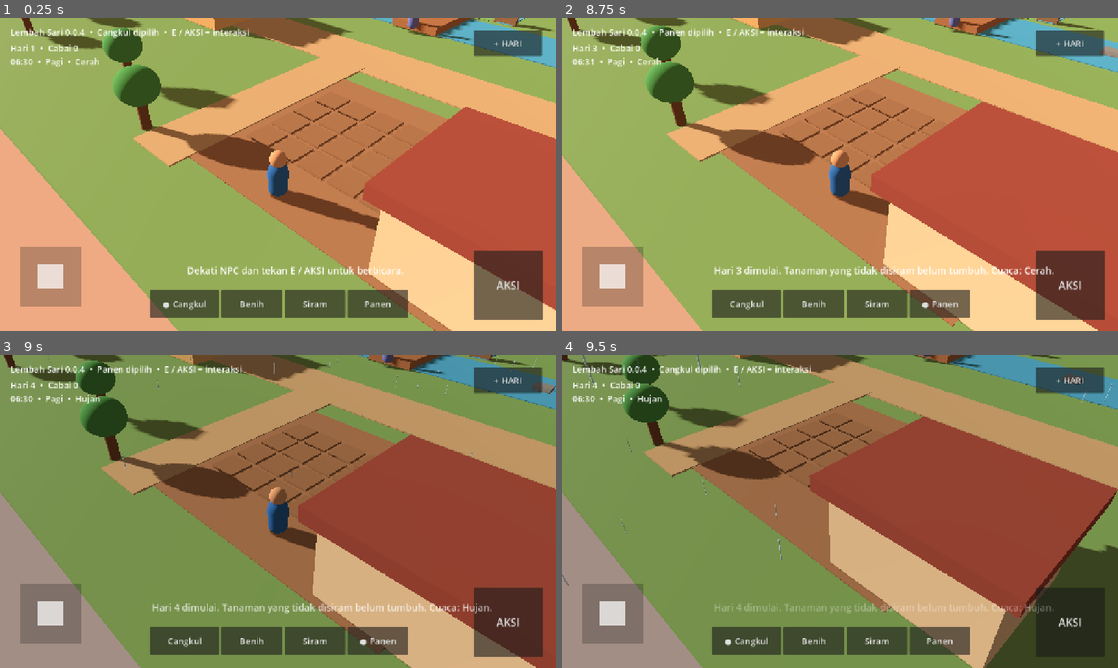
Above: before the commit, frames 1-4 (two rows, left to right).
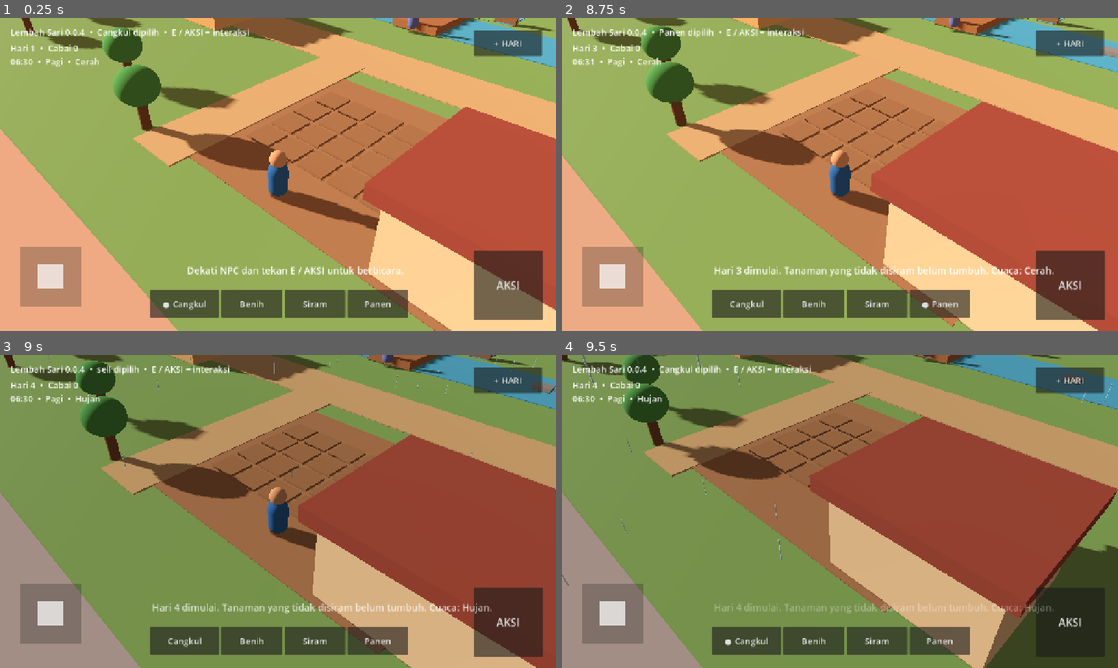
Above: after the commit, the same moments.

Repository: eneft/Lembah-sari
Game: Godot game, scene res://scenes/Main.tscn
Same seed, same stepped clock (60 frames per second), same inputs: the game is played once before the commit and once after it.
Inputs (mouse positions are in pixels of both pictures, inside the frame that each line leads up to):
- Up to frame 1 (0.25 s): no input
- Up to frame 2 (8.75 s): click "AKSI" at 0.5 s; click "● Cangkul" at 1.25 s; click "Benih" at 2 s; click "Cangkul" at 2.75 s; click "Siram" at 3.5 s; click "● Siram" at 4.25 s; click "Panen" at 5 s; click "● Panen" at 5.75 s; click "+ HARI" at 6.5 s; tap Enter at 7.25 s; drag from (612, 277) to (895, 105) at 7.27 s; drag from (728, 190) to (812, 237) at 8.02 s
- Up to frame 3 (9 s): tap Space at 8.75 s; move the mouse to (333, 442) at 8.77 s; hold D (move_right) from 8.78 s (still down); tap 6 at 8.85 s
- Up to frame 4 (9.5 s): keep holding D (move_right); tap 1 at 9.05 s

Frames 1-2 are identical in both runs. In frame 3, 0.5% of the frame differs, in the area x 17-72%, y 3-93%; in frame 4, nothing differs.

Commit message:
feat: connect player to fishing irrigation and selling

Diff:
--- a/scripts/player.gd
+++ b/scripts/player.gd
@@ -75,9 +75,13 @@
 			set_tool("water")
 		KEY_4:
 			set_tool("hand")
+		KEY_5:
+			set_tool("rod")
+		KEY_6:
+			set_tool("sell")
 
 func set_tool(tool: String) -> void:
-	if tool not in ["hoe", "seed", "water", "hand"]:
+	if tool not in ["hoe", "seed", "water", "hand", "rod", "sell"]:
 		return
 	selected_tool = tool
 	tool_changed.emit(selected_tool)
@@ -89,21 +93,39 @@
 	input_locked = locked
 
 func _do_interact() -> void:
+	var activity_managers: Array[Node] = get_tree().get_nodes_in_group("activity_manager")
+	if not activity_managers.is_empty():
+		var activity_manager: Node = activity_managers[0]
+		if activity_manager.has_method("try_interact"):
+			var activity_value: Variant = activity_manager.call("try_interact", global_position, facing, selected_tool)
+			if activity_value is Dictionary:
+				var activity_result: Dictionary = activity_value as Dictionary
+				if bool(activity_result.get("ok", false)):
+					var activity_message: String = str(activity_result.get("message", ""))
+					if activity_message != "":
+						farming_feedback.emit(activity_message)
+					return
+
 	var npc_managers: Array[Node] = get_tree().get_nodes_in_group("npc_manager")
 	if not npc_managers.is_empty():
 		var npc_manager: Node = npc_managers[0]
 		if npc_manager.has_method("try_interact"):
-			var talk_result: Dictionary = npc_manager.call("try_interact", global_position, facing)
-			if bool(talk_result.get("ok", false)):
-				dialogue_requested.emit(str(talk_result.get("speaker", "")), str(talk_result.get("text", "")))
-				return
+			var talk_value: Variant = npc_manager.call("try_interact", global_position, facing)
+			if talk_value is Dictionary:
+				var talk_result: Dictionary = talk_value as Dictionary
+				if bool(talk_result.get("ok", false)):
+					dialogue_requested.emit(str(talk_result.get("speaker", "")), str(talk_result.get("text", "")))
+					return
 
 	var farm_managers: Array[Node] = get_tree().get_nodes_in_group("farm_manager")
 	if farm_managers.is_empty():
 		farming_feedback.emit("Belum ada objek untuk diinteraksikan.")
 		return
 	var target_position: Vector3 = global_position + facing * 1.55
-	var result: Dictionary = farm_managers[0].call("use_tool", target_position, selected_tool)
+	var farm_value: Variant = farm_managers[0].call("use_tool", target_position, selected_tool)
+	if not farm_value is Dictionary:
+		return
+	var result: Dictionary = farm_value as Dictionary
 	var message: String = str(result.get("message", ""))
 	if message != "":
 		farming_feedback.emit(message)
